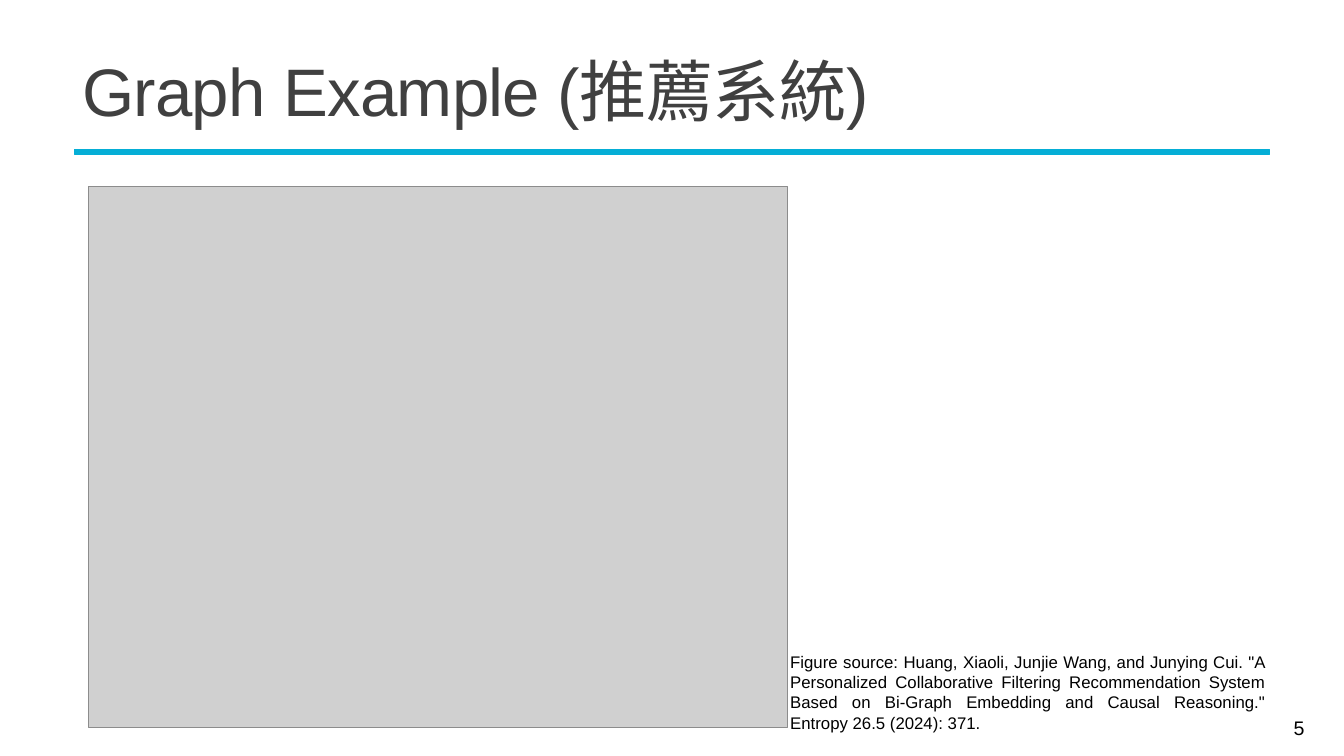
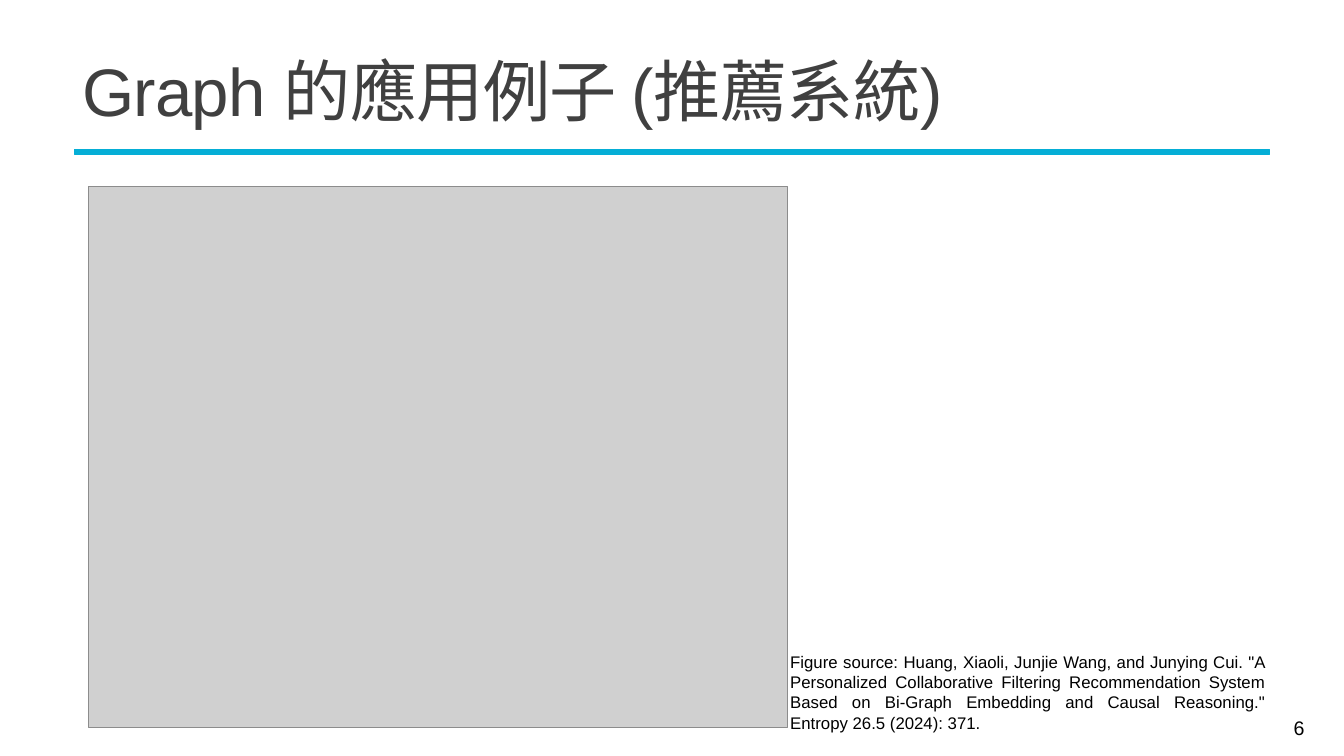
Before and after one commit to mcps5601/CGUDL_2025_fall, a slide deck: slide 6 of slides/w14_gnn_1203.pptx (slide 5 before the commit). Drawn at 1344x756 pixels with LibreOffice and Linux fonts; fonts in the diff are those of the drawing; grey boxes stand for pictures; background and template pictures are left out. Boxes give left, top, right and bottom in pixels: in the first picture for what was removed or moved away, otherwise in the second. Text is boxed around its words. In the diff, an @@ line names an element or a change of style, - is before the commit and + after.

```diff
--- a/slides/w14_gnn_1203.pptx
+++ b/slides/w14_gnn_1203.pptx
@@ title at box(82, 58, 942, 129): text changed @@
-Graph Example (推薦系統)
+Graph 的應用例子 (推薦系統)
@@ page number at box(1294, 721, 1305, 736): text changed @@
-5
+6
```
Also in this commit, not shown: 14 other slides changed, 4 slides added, 2 other files.
